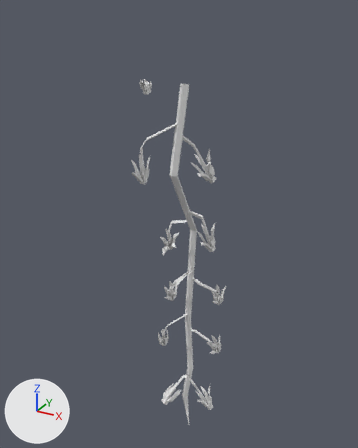
Renders of the OBJ model meshes/env/plants/v6_rachis3.obj from each side of a commit.
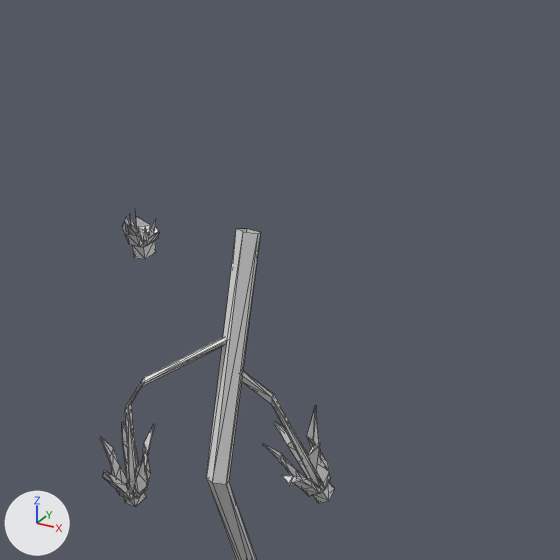
Each version is shown whole from a camera (50 mm lens) standing at (0.0951, -0.2216, 0.0378) and looking at (-0.0262, -0.001, -0.0725), then close up on the part from 26% to 83% of the width and 0% to 46% of the height. The lights are fixed; the arrows at lower left show +X, +Y and +Z. The last two pictures show the newer version. The close-ups show mesh edges as thin lines. Where no turn or scale is listed for an object, it has been applied to the vertices. Vertices at exactly the same position are counted once.

In view in the first close-up: 'v6_rachis3'.
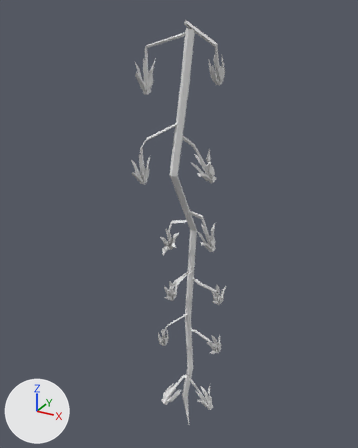
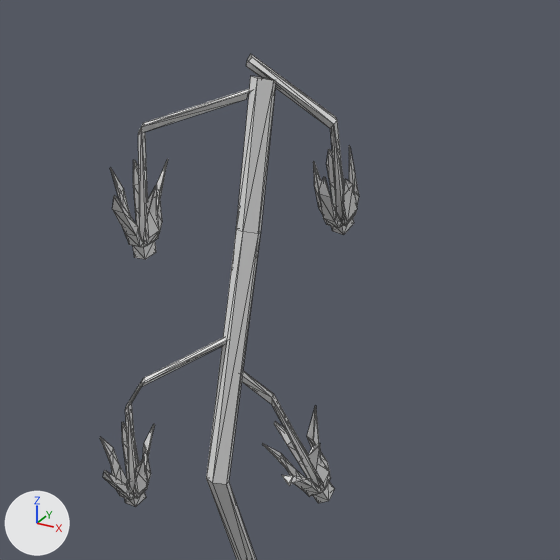
Boxes [x1, y1, x2, y2] around the edits, measured in the close-ups (560 x 560 px):
'v6_rachis3', reshaped
    before: [100, 213, 334, 560]
    after: [100, 54, 359, 560]
part 1 of me_v6_rachis3, added
    after: [246, 54, 359, 235]
part 2 of me_v6_rachis3, added
    after: [110, 76, 276, 241]

Edits to the bpy script that builds the scene:
```text
Change me_v6_rachis3:
    used by ob_v6_rachis3; location = (0.0, 0.0, 0.0)
    remove me_v6_rachis3.from_pydata(...)  # 1089 vertices, 2071 faces; spans x -0.044..0.002, y -0.04..0.022, z -0.223..0.008
    add me_v6_rachis3.from_pydata(...)  # 1237 vertices, 2375 faces; spans x -0.044..0.004, y -0.04..0.022, z -0.223..0.033
    me_v6_rachis3 part 1: a new loose piece of 95 vertices spanning x -0.01..0.004, y -0.027..-0.006, z 0.005..0.033
    me_v6_rachis3 part 2
    53 vertices are added at x -0.034..-0.005, y -0.033..-0.019, z 0.006..0.03
    121 new faces join them
```
